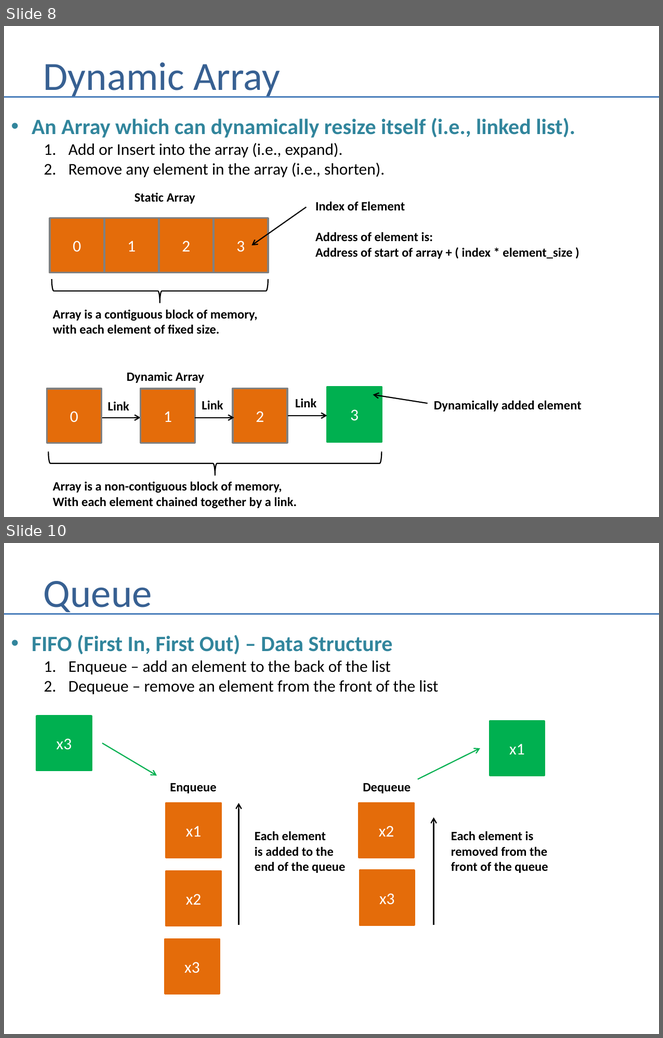
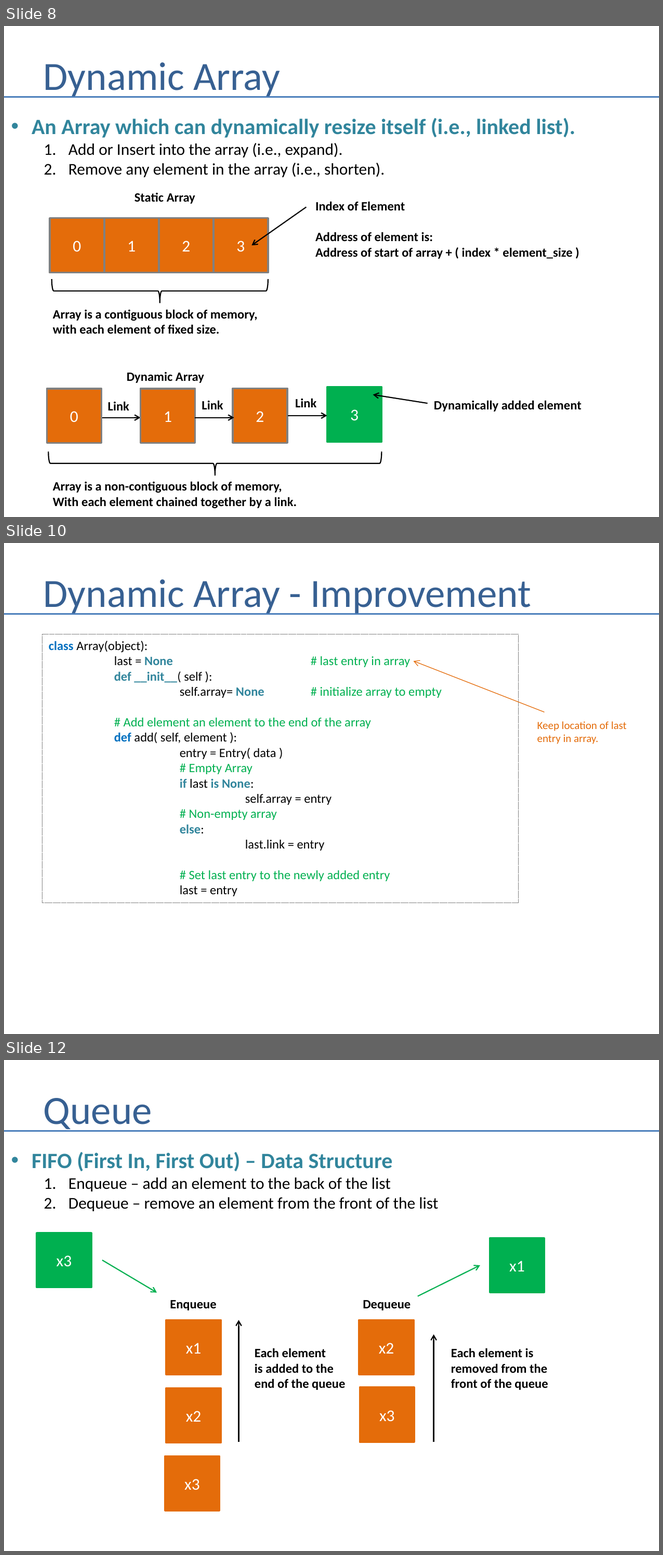
Before and after one commit to andrewferlitsch/Portland-Data-Science-Group, a slide deck: Presentations/Whiteboarding.pptx. Shown one above the other, each under a label of ours: slides 8 and 10 before the commit, slides 8, 10 and 12 after it; the slides between them are not shown. The pictures are 663x1038 and 663x1555 pixels, drawn with LibreOffice and Linux fonts; fonts in the diff are those of the drawing. Boxes give left, top, right and bottom in pixels: in the first picture for what was removed or moved away, otherwise in the second. Text is boxed around its words. In the diff, an @@ line names an element or a change of style, - is before the commit and + after.

```diff
--- a/Presentations/Whiteboarding.pptx
+++ b/Presentations/Whiteboarding.pptx
@@ slide 10 added at (4,543,659,1034), background #FFFFFF @@
@@ title added at (44,579,531,615), 44 pt, text #376092 @@
+Dynamic Array - Improvement
@@ line added from (4, 614) to (659, 614), #4B7EBC 1.5 pt @@
@@ rectangle added at (42,634,518,903), outline #808080 0.75 pt dashed, 14 pt, text #00B050 @@
+class Array(object):
+last = None # last entry in array
+def __init__( self ):
+self.array= None # initialize array to empty
+# Add element an element to the end of the array
+def add( self, element ):
+entry = Entry( data )
+# Empty Array
+if last is None:
+self.array = entry
+# Non-empty array
+else:
+last.link = entry
+# Set last entry to the newly added entry
+last = entry
@@ arrow added from (545, 712) to (414, 661), #E46C0A 0.75 pt @@
@@ text added at (538,721,627,744), 12 pt, text #E46C0A @@
+Keep location of last
+entry in array.
@@ what was slide 10 is now slide 12 @@
```
Also in this commit, not shown: 2 slides changed, 27 other slides added.
